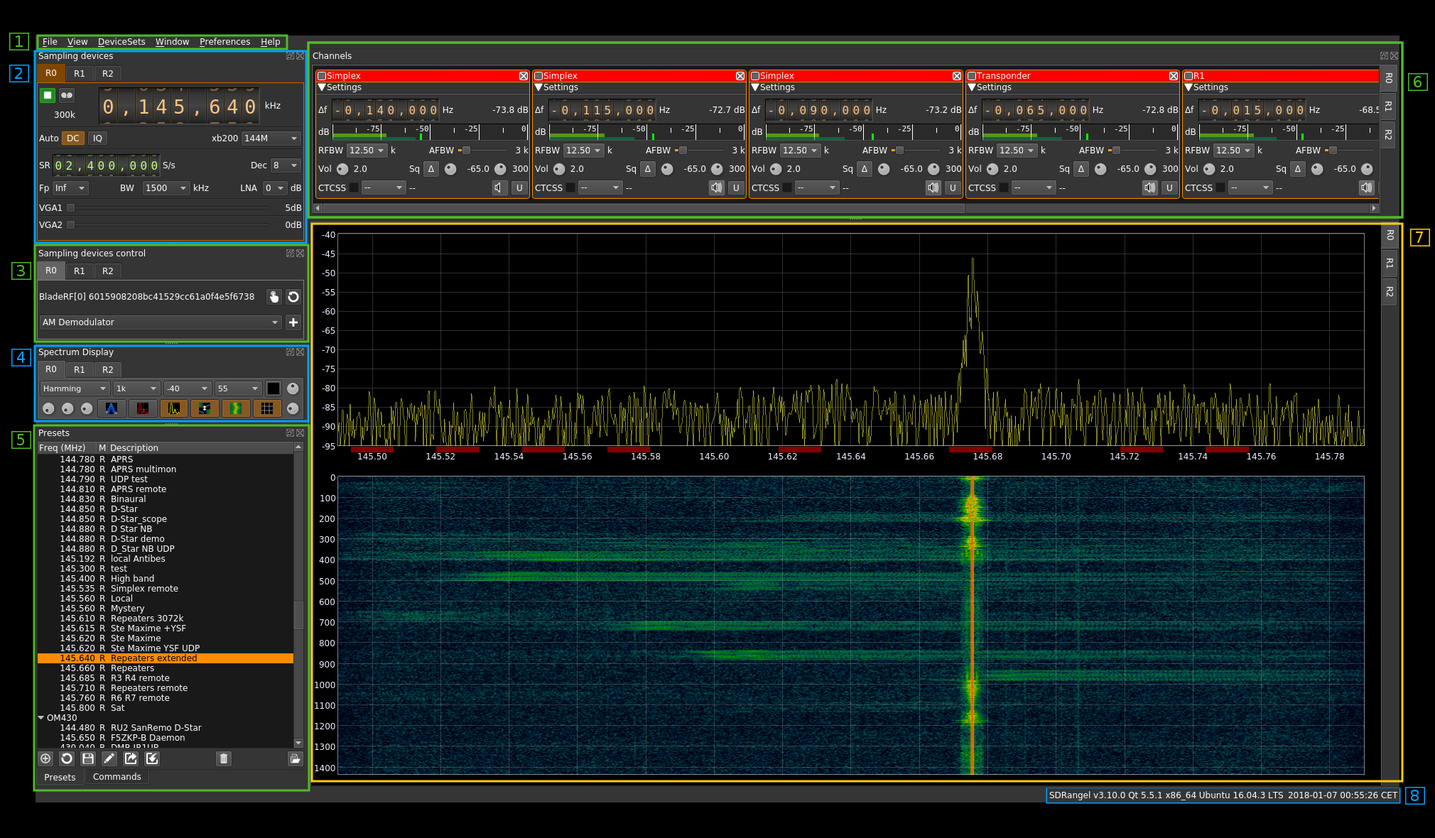
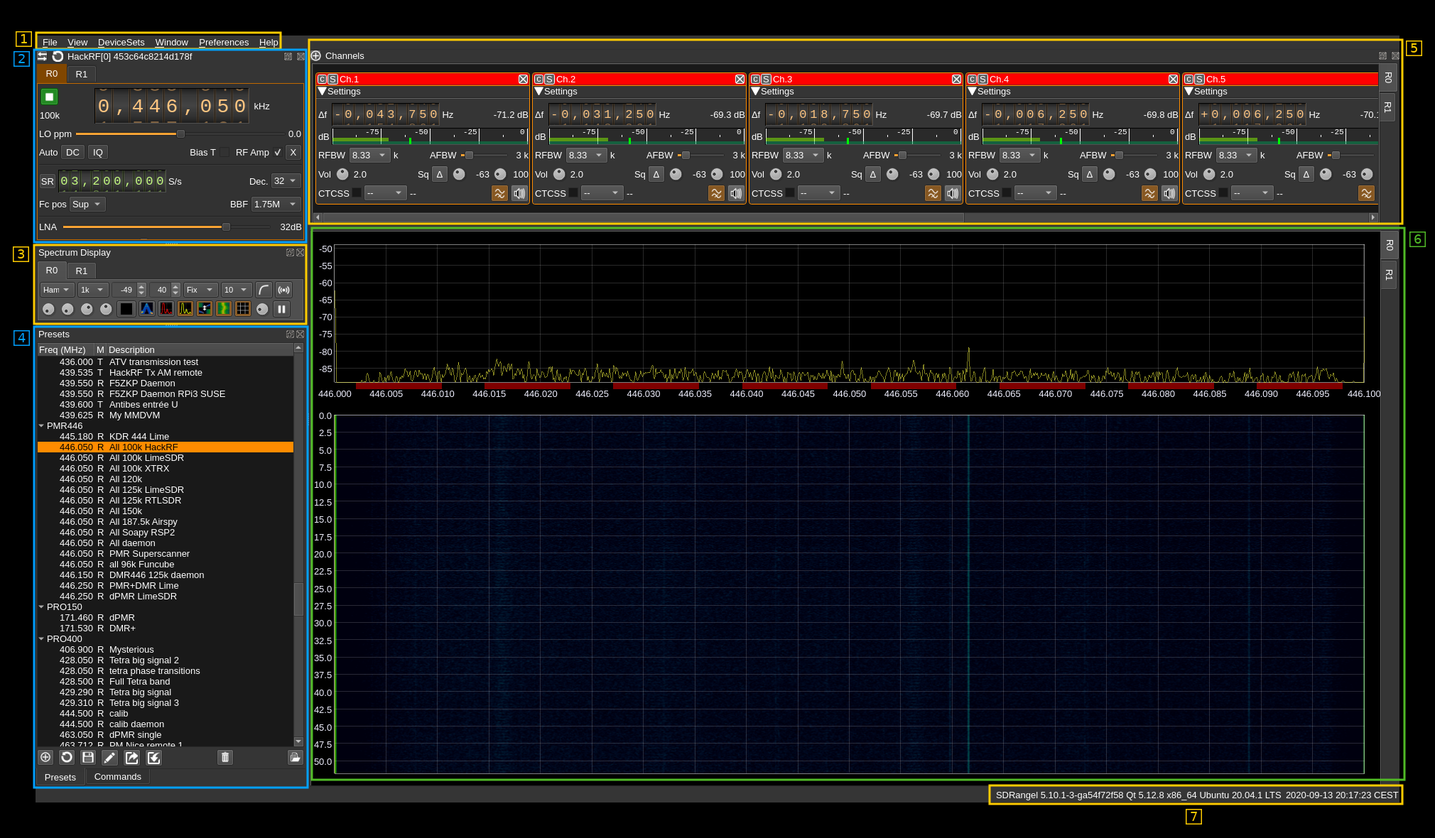
Revision of a layered 1435×838 image; what changed, layer by layer:
added layer "7" above "Overlay_07" over [1185, 809, 1203, 825]
added layer "Overlay_07" above "6" over [988, 784, 1405, 806]
added layer "6" above "Overlay_06" over [1409, 231, 1427, 248]
added layer "Overlay_06" above "5" over [310, 226, 1407, 782]
moved "5" above "Overlay_05", painted on it over [11, 40, 1423, 450]
renamed "8" to "Overlay_05", painted on it over [307, 38, 1426, 806]
removed layer "Clipboard #1" over [1047, 791, 1400, 801]
removed layer "overlay08" over [1045, 787, 1402, 805]
moved "4" above "Overlay_04", painted on it over [11, 330, 32, 367]
removed layer "overlay04" over [33, 344, 310, 423]
removed layer "3" over [11, 262, 32, 280]
renamed "overlay05" to "Overlay_04", moved it above "3", painted on it over [32, 325, 311, 793]
renamed "7" to "3", painted on it over [12, 228, 1431, 263]
removed layer "overlay07" over [310, 222, 1405, 784]
renamed "overlay03" to "Overlay_03", painted on it over [32, 243, 310, 344]
painted on "2" over [9, 51, 30, 83]
removed layer "overlay02" over [33, 49, 308, 245]
renamed "6" to "Overlay_02", moved it above "1", painted on it over [32, 48, 1429, 244]
painted on "1" over [9, 31, 32, 51]
renamed "overlay01" to "Overlay_01", painted on it over [34, 31, 289, 51]
removed layer "Clipboard" over [35, 35, 1400, 803]
renamed "overlay06" to "Pasted Layer", moved it above "Background", painted on it over [35, 35, 1405, 803]
